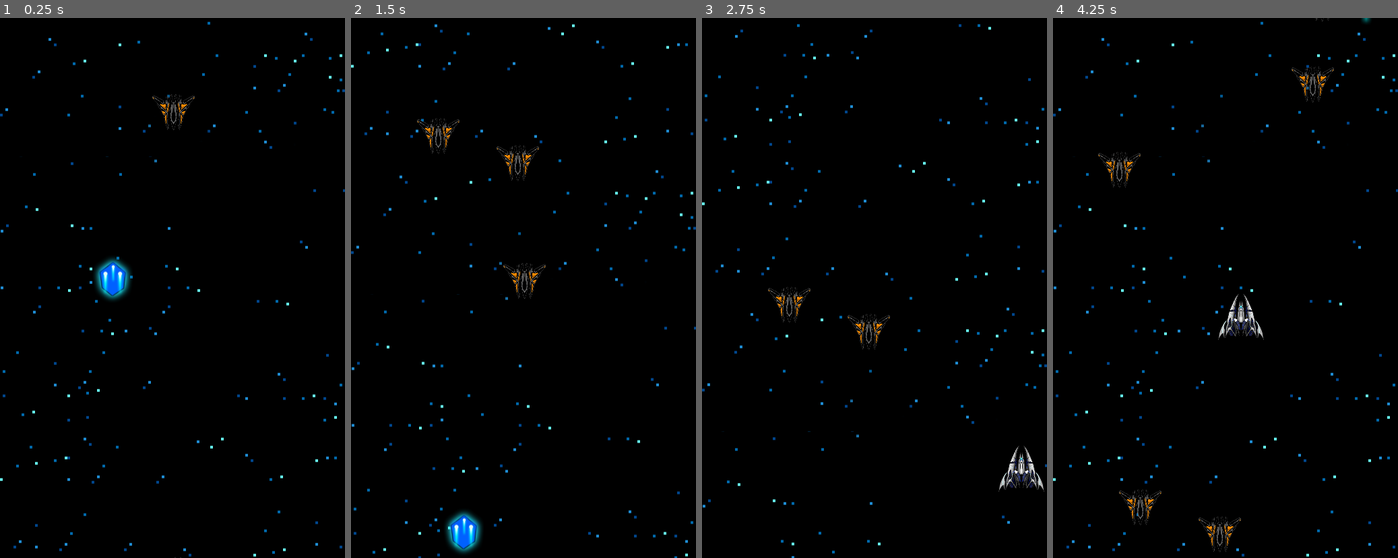
Above: before the commit, frames 1-4 (left to right).
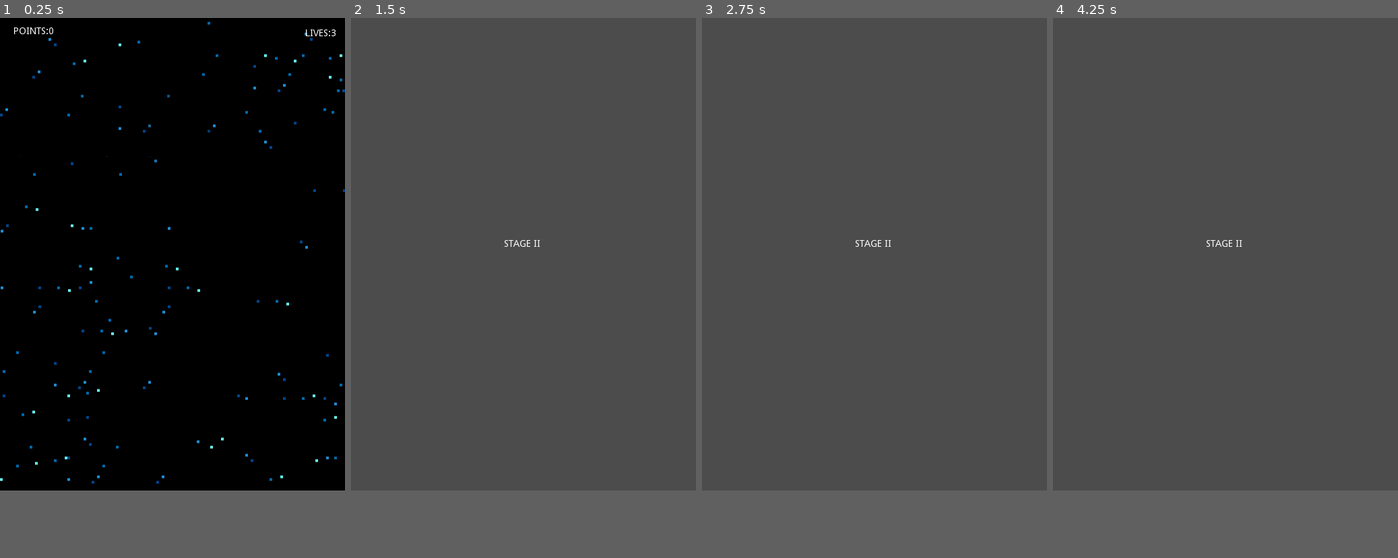
Above: after the commit, the same moments.

Repository: tiagoskaterock/godot-nave2d
Game: Godot game, scene res://scenes/Game.tscn
The game is run twice, just before and just after one commit, with the same random seed, the same clock (stepped at 60 frames per second) and the same inputs. Sound files missing from this copy of the repository are replaced by a short silence.
Inputs:
- Up to frame 1 (0.25 s): no input
- Up to frame 2 (1.5 s): hold D (go_right) 0.53-1.28 s; tap Keypad 2 (shoot) at 0.6, 1.35 s; hold S (go_down) from 1.28 s (still down)
- Up to frame 3 (2.75 s): release S (go_down) at 2.03 s; hold D (go_right) from 2.03 s (still down); tap Keypad 2 (shoot) at 2.1 s
- Up to frame 4 (4.25 s): release D (go_right) at 2.78 s; hold W (go_up) 2.78-3.53 s; tap Keypad 2 (shoot) at 2.85, 3.6 s; hold A (go_left) from 3.53 s (still down)
In our replay, the window is 512x800 before the commit and 512x700 after it. These sizes can differ from the game's own. Grey fills any space a smaller window leaves; there, only what the larger window draws over its background counts as a difference.

The runs differ from the first frame. In frame 1, 1.1% of the frame differs, in the area x 3-100%, y 1-100%; in frame 2, 88%, in the area x 0-100%, y 0-100%; in frame 3, 87%; in frame 4, 88%.

Commit message:
148. Tempo para instanciar inimigos, desafio e passagem de fase

Diff:
--- /dev/null
+++ b/fonts/font_54.tres
@@ -0,0 +1,7 @@
+[gd_resource type="DynamicFont" load_steps=2 format=2]
+
+[ext_resource path="res://star-shooter/assets/kenvector_future.ttf" type="DynamicFontData" id=1]
+
+[resource]
+size = 54
+font_data = ExtResource( 1 )
--- /dev/null
+++ b/fonts/fonts_32.tres
@@ -0,0 +1,7 @@
+[gd_resource type="DynamicFont" load_steps=2 format=2]
+
+[ext_resource path="res://star-shooter/assets/kenvector_future.ttf" type="DynamicFontData" id=1]
+
+[resource]
+size = 32
+font_data = ExtResource( 1 )
--- a/project.godot
+++ b/project.godot
@@ -17,9 +17,10 @@
 [display]
 
 window/size/width=512
-window/size/height=800
+window/size/height=700
+window/size/always_on_top=true
 window/size/test_width=512
-window/size/test_height=800
+window/size/test_height=700
 window/handheld/orientation="portrait"
 window/stretch/mode="2d"
 window/stretch/aspect="keep"
--- a/scenes/Enemy.tscn
+++ b/scenes/Enemy.tscn
@@ -1,29 +1,7 @@
-[gd_scene load_steps=13 format=2]
+[gd_scene load_steps=3 format=2]
 
 [ext_resource path="res://recursos/nave_inimiga.png" type="Texture" id=1]
 [ext_resource path="res://scripts/Enemy.gd" type="Script" id=2]
-[ext_resource path="res://recursos/explosao/smoke_08.png" type="Texture" id=3]
-[ext_resource path="res://recursos/explosao/smoke_05.png" type="Texture" id=4]
-[ext_resource path="res://recursos/explosao/smoke_02.png" type="Texture" id=5]
-[ext_resource path="res://recursos/explosao/smoke_04.png" type="Texture" id=6]
-[ext_resource path="res://recursos/explosao/smoke_07.png" type="Texture" id=7]
-[ext_resource path="res://recursos/explosao/smoke_06.png" type="Texture" id=8]
-[ext_resource path="res://recursos/explosao/smoke_09.png" type="Texture" id=9]
-[ext_resource path="res://recursos/explosao/smoke_03.png" type="Texture" id=10]
-[ext_resource path="res://recursos/explosao/smoke_01.png" type="Texture" id=11]
-
-[sub_resource type="SpriteFrames" id=1]
-animations = [ {
-"frames": [ ExtResource( 1 ) ],
-"loop": true,
-"name": "default",
-"speed": 5.0
-}, {
-"frames": [ ExtResource( 11 ), ExtResource( 5 ), ExtResource( 10 ), ExtResource( 6 ), ExtResource( 4 ), ExtResource( 8 ), ExtResource( 7 ), ExtResource( 3 ), ExtResource( 9 ) ],
-"loop": true,
-"name": "exploding",
-"speed": 24.0
-} ]
 
 [node name="Enemy" type="Area2D"]
 scale = Vector2( 0.4, 0.4 )
@@ -31,15 +9,14 @@
 collision_mask = 5
 script = ExtResource( 2 )
 
-[node name="AnimatedSprite" type="AnimatedSprite" parent="."]
-frames = SubResource( 1 )
-animation = "exploding"
-frame = 6
-
 [node name="CollisionPolygon2D" type="CollisionPolygon2D" parent="."]
 position = Vector2( -5, -5 )
 scale = Vector2( 1.5, 1.5 )
 polygon = PoolVector2Array( -53.3333, -38.3333, -23.3333, 3.33333, -10, 56.6667, 21.6667, 56.6667, 33.3333, 11.6667, 48.3333, -15, 68.3333, -38.3333 )
 
+[node name="NaveInimiga" type="Sprite" parent="."]
+position = Vector2( 0, -2.5 )
+scale = Vector2( 1, 1 )
+texture = ExtResource( 1 )
+
 [connection signal="area_entered" from="." to="." method="_on_Enemy_area_entered"]
-[connection signal="animation_finished" from="AnimatedSprite" to="." method="_on_AnimatedSprite_animation_finished"]
--- /dev/null
+++ b/scenes/EnemyExplosion.tscn
@@ -0,0 +1,30 @@
+[gd_scene load_steps=12 format=2]
+
+[ext_resource path="res://recursos/explosao/smoke_02.png" type="Texture" id=1]
+[ext_resource path="res://recursos/explosao/smoke_04.png" type="Texture" id=2]
+[ext_resource path="res://recursos/explosao/smoke_05.png" type="Texture" id=3]
+[ext_resource path="res://recursos/explosao/smoke_08.png" type="Texture" id=4]
+[ext_resource path="res://recursos/explosao/smoke_09.png" type="Texture" id=6]
+[ext_resource path="res://recursos/explosao/smoke_07.png" type="Texture" id=7]
+[ext_resource path="res://recursos/explosao/smoke_06.png" type="Texture" id=8]
+[ext_resource path="res://recursos/explosao/smoke_01.png" type="Texture" id=9]
+[ext_resource path="res://recursos/explosao/smoke_03.png" type="Texture" id=10]
+[ext_resource path="res://scripts/EnemyExplosion.gd" type="Script" id=11]
+
+[sub_resource type="SpriteFrames" id=1]
+animations = [ {
+"frames": [ ExtResource( 9 ), ExtResource( 1 ), ExtResource( 10 ), ExtResource( 2 ), ExtResource( 3 ), ExtResource( 8 ), ExtResource( 7 ), ExtResource( 4 ), ExtResource( 6 ) ],
+"loop": true,
+"name": "exploding",
+"speed": 24.0
+} ]
+
+[node name="EnemyExplosion" type="AnimatedSprite"]
+scale = Vector2( 0.3, 0.3 )
+frames = SubResource( 1 )
+animation = "exploding"
+frame = 8
+playing = true
+script = ExtResource( 11 )
+
+[connection signal="animation_finished" from="." to="." method="_on_EnemyExplosion_animation_finished"]
--- /dev/null
+++ b/scenes/EnemyExplosionSound.tscn
@@ -0,0 +1,11 @@
+[gd_scene load_steps=3 format=2]
+
+[ext_resource path="res://scripts/EnemyExplosionSound.gd" type="Script" id=1]
+[ext_resource path="res://sfx/enemy-explosion.wav" type="AudioStream" id=2]
+
+[node name="EnemyExplosionSound" type="AudioStreamPlayer2D"]
+stream = ExtResource( 2 )
+autoplay = true
+script = ExtResource( 1 )
+
+[connection signal="finished" from="." to="." method="_on_EnemyExplosionSound_finished"]
--- /dev/null
+++ b/scenes/FartSound.tscn
@@ -0,0 +1,11 @@
+[gd_scene load_steps=3 format=2]
+
+[ext_resource path="res://sfx/fart.wav" type="AudioStream" id=1]
+[ext_resource path="res://scripts/FartSound.gd" type="Script" id=2]
+
+[node name="FartSound" type="AudioStreamPlayer2D"]
+stream = ExtResource( 1 )
+autoplay = true
+script = ExtResource( 2 )
+
+[connection signal="finished" from="." to="." method="_on_FartSound_finished"]
--- a/scenes/Game.tscn
+++ b/scenes/Game.tscn
@@ -8,6 +8,8 @@
 [ext_resource path="res://scenes/PowerUP.tscn" type="PackedScene" id=6]
 [ext_resource path="res://scenes/Shine.tscn" type="PackedScene" id=7]
 [ext_resource path="res://scenes/SuccesFX.tscn" type="PackedScene" id=8]
+[ext_resource path="res://scenes/Hud.tscn" type="PackedScene" id=9]
+[ext_resource path="res://music/song-rock.mp3" type="AudioStream" id=10]
 
 [sub_resource type="Animation" id=1]
 length = 0.001
@@ -81,15 +83,18 @@
 position = Vector2( 264, 656 )
 
 [node name="Shine" parent="." instance=ExtResource( 7 )]
+visible = false
 position = Vector2( 384, 344 )
 
 [node name="Enemy" parent="." instance=ExtResource( 4 )]
+visible = false
 position = Vector2( 256, 88 )
 
 [node name="TimertoSpawnEnemy" type="Timer" parent="."]
 wait_time = 0.2
 
 [node name="PowerUP" parent="." instance=ExtResource( 6 )]
+visible = false
 position = Vector2( 168, 312 )
 
 [node name="TimerToSpawnPowerUP" type="Timer" parent="."]
@@ -97,5 +102,14 @@
 
 [node name="SuccesFX" parent="." instance=ExtResource( 8 )]
 
+[node name="Hud" parent="." instance=ExtResource( 9 )]
+
+[node name="RockSong" type="AudioStreamPlayer" parent="."]
+stream = ExtResource( 10 )
+volume_db = -0.8
+pitch_scale = 0.9
+autoplay = true
+
 [connection signal="timeout" from="TimertoSpawnEnemy" to="." method="_on_TimertoSpawnEnemy_timeout"]
 [connection signal="timeout" from="TimerToSpawnPowerUP" to="." method="_on_TimerToSpawnPowerUP_timeout"]
+[connection signal="finished" from="RockSong" to="." method="_on_RockSong_finished"]
--- /dev/null
+++ b/scenes/Hud.tscn
@@ -0,0 +1,21 @@
+[gd_scene format=2]
+
+[node name="Hud" type="Control"]
+margin_right = 510.0
+margin_bottom = 82.0
+
+[node name="LabelVidas" type="Label" parent="."]
+margin_left = 453.0
+margin_top = 16.0
+margin_right = 502.0
+margin_bottom = 30.0
+text = "Lives: 3"
+uppercase = true
+
+[node name="LabelPontos" type="Label" parent="."]
+margin_left = 20.0
+margin_top = 13.0
+margin_right = 80.0
+margin_bottom = 27.0
+text = "Pontos: 0"
+uppercase = true
--- /dev/null
+++ b/scenes/Stage_02.tscn
@@ -0,0 +1,10 @@
+[gd_scene format=2]
+
+[node name="Stage_02" type="Node2D"]
+
+[node name="Label" type="Label" parent="."]
+margin_left = 227.0
+margin_top = 328.0
+margin_right = 267.0
+margin_bottom = 342.0
+text = "STAGE II"
--- a/scripts/Enemy.gd
+++ b/scripts/Enemy.gd
@@ -3,9 +3,7 @@
 var SCREEN_LIMIT = 850
 var speed = 200
 const TYPE = 'enemy'
-
-func _ready():
-	$AnimatedSprite.play("default")
+const PRE_ENEMY_EXPLOSION = preload("res://scenes/EnemyExplosion.tscn")
 
 func _process(delta):
 	position.y += speed * delta
@@ -16,11 +14,15 @@
 		die()
 
 func die():
-	$AnimatedSprite.play("exploding")
+	get_parent().add_ponto()
+	var explosion = PRE_ENEMY_EXPLOSION.instance()
+	explosion.position = position
+	get_parent().add_child(explosion)
+	queue_free()
 
 func check_limit():
 	if position.y > SCREEN_LIMIT:
-		die()
+		queue_free()
 
 func _on_AnimatedSprite_animation_finished():
 	if $AnimatedSprite.animation == "exploding":
--- /dev/null
+++ b/scripts/EnemyExplosion.gd
@@ -0,0 +1,10 @@
+extends AnimatedSprite
+const PRE_SOUND = preload("res://scenes/EnemyExplosionSound.tscn")
+
+func _ready():
+	var sound = PRE_SOUND.instance()
+	get_parent().add_child(sound)
+	play("exploding")
+
+func _on_EnemyExplosion_animation_finished():
+	queue_free()
--- /dev/null
+++ b/scripts/EnemyExplosionSound.gd
@@ -0,0 +1,4 @@
+extends AudioStreamPlayer2D
+
+func _on_EnemyExplosionSound_finished():
+	queue_free()
--- /dev/null
+++ b/scripts/FartSound.gd
@@ -0,0 +1,4 @@
+extends AudioStreamPlayer2D
+
+func _on_FartSound_finished():
+	queue_free()
--- a/scripts/Game.gd
+++ b/scripts/Game.gd
@@ -2,16 +2,21 @@
 
 const PREV_ENEMY = preload("res://scenes/Enemy.tscn")
 const PREV_POWER_UP = preload("res://scenes/PowerUP.tscn")
+var _pontos: int = 0
+var _lives: int = 3
+var _level: int = 0
 
 func _ready():
 	$TimertoSpawnEnemy.start()
 	$TimerToSpawnPowerUP.start()
+	update_label_pontos()
+	update_label_lives()
 
 func spawn_enemy():
 	var enemy = PREV_ENEMY.instance()
 	add_child(enemy)
 	enemy.global_position = Vector2(get_random_x(), -50)
-	$TimertoSpawnEnemy.wait_time = rand_range(.2, 3)
+	$TimertoSpawnEnemy.wait_time = rand_range(.2, 1)
 
 func _on_TimertoSpawnEnemy_timeout():
 	spawn_enemy()
@@ -26,3 +31,29 @@
 	var power_up = PREV_POWER_UP.instance()
 	add_child(power_up)
 	power_up.global_position = Vector2(get_random_x(), -50)
+
+func get_pontos() -> int:
+	return _pontos
+
+func add_ponto() -> void:
+	_pontos += 1
+	update_label_pontos()
+
+func update_label_pontos() -> void:
+	var label_pontos = get_node("Hud").get_node("LabelPontos")
+	label_pontos.text = 'Points:' + str(get_pontos())
+
+func get_lives() -> int:
+	return _lives
+
+func lose_life() -> void:
+	_lives -= 1
+	update_label_lives()
+
+func update_label_lives() -> void:
+	var label_lives = get_node("Hud").get_node("LabelVidas")
+	label_lives.text = 'Lives:' + str(get_lives())
+
+
+func _on_RockSong_finished():
+	get_tree().change_scene("res://scenes/Stage_02.tscn")
--- a/scripts/Laser.gd
+++ b/scripts/Laser.gd
@@ -3,6 +3,7 @@
 var speed = 700
 const LIMIT = -50
 const TYPE = 'laser'
+const PRE_FART = preload("res://scenes/FartSound.tscn")
 
 func _process(delta):
 	move(delta)
@@ -18,6 +19,8 @@
 	if area.TYPE == 'enemy':
 		die()
 	if area.TYPE == 'powerup':
+		var fart = PRE_FART.instance()
+		get_parent().add_child(fart)
 		die()
 
 func die():
--- a/scripts/Player.gd
+++ b/scripts/Player.gd
@@ -66,6 +66,7 @@
 	shine.position.y = position.y - 30
 
 func die():
+	get_parent().lose_life()
 	can_shoot = false
 	visible = false
 	$TimerToRespawn.start()
Not shown, added: music/song-rock.mp3.import
Not shown: 1 places in scenes/Game.tscn that only renumber resources
Not shown, added: sfx/enemy-explosion.wav.import
Not shown, added: sfx/fart.wav.import
Not shown, added: music/song-rock.mp3
Not shown, added: sfx/enemy-explosion.wav
Not shown, added: sfx/fart.wav
